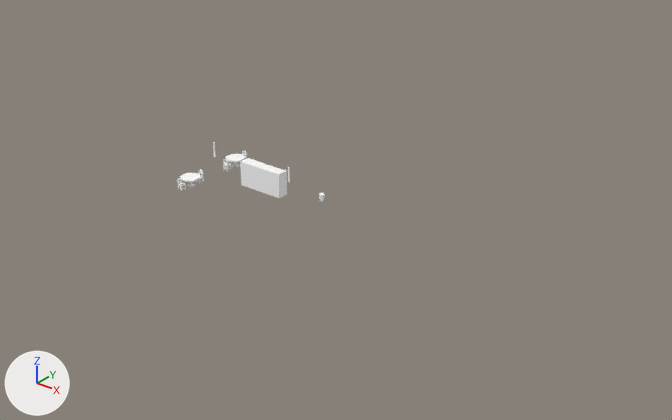
Before and after pictures for a commit that changed the OBJ model Games/GuruttoWorld/Assets/Models/GuidanceLab/City2B/Baked/Block-1-0.obj.
Camera for both pictures: a camera (50 mm lens) standing at (36.6, -8.0, 30.2) and looking at (2.0, 35.2, 3.4). The lights are fixed; the arrows at lower left show +X, +Y and +Z. The older version comes first. Where no turn or scale is listed for an object, it has been applied to the vertices. Vertices at exactly the same position are counted once.

Names of what the first picture shows: 'Block-1-0'.
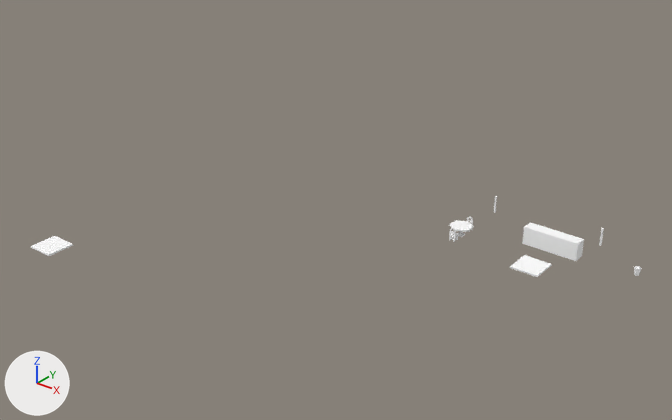
Boxes (x1, y1, x2, y2) around the edits, measured in the pictures (672 x 420 px; the box of a moved part takes in the faces that stretch with it):
'Block-1-0', reshaped (310% wider, 37% taller): before (177, 142, 325, 201); after (31, 196, 641, 277)
part 1 of me_block_1_0, moved or reshaped: before (288, 167, 290, 182); after (599, 228, 604, 246)
part 2 of me_block_1_0, moved or reshaped: before (213, 142, 216, 157); after (494, 196, 497, 213)
part 3 of me_block_1_0, added: after (522, 222, 584, 261)
part 4 of me_block_1_0, added: after (31, 236, 73, 256)
part 5 of me_block_1_0, added: after (510, 255, 552, 277)
part 6 of me_block_1_0, moved or reshaped: before (225, 154, 245, 168); after (449, 220, 474, 237)
part 7 of me_block_1_0, moved or reshaped: before (223, 159, 231, 171); after (449, 228, 458, 242)
part 8 of me_block_1_0, moved or reshaped: before (242, 150, 247, 159); after (467, 216, 473, 232)
part 9 of me_block_1_0, moved or reshaped: before (319, 193, 325, 201); after (634, 266, 641, 276)
part 10 of me_block_1_0, deleted: before (177, 178, 186, 191)
part 11 of me_block_1_0, deleted: before (196, 169, 204, 183)
part 12 of me_block_1_0, deleted: before (180, 173, 201, 187)
part 13 of me_block_1_0, deleted: before (240, 158, 287, 198)

What the commit changed:
me_block_1_0 is used by ob_block_1_0; location (0.0, 0.0, 0.0).
me_block_1_0 had 716 vertices, 1458 faces and spanned x -14.73..-3.81, y 35.83..43.17, z 0.0..3.4.
me_block_1_0 now has 398 vertices, 772 faces and spans x -15.0..19.19, y 23.0..45.45, z 0.0..3.4.
me_block_1_0 part 1: the loose piece of 8 vertices spanning x -5.2..-5.1, y 38.59..38.71, z 2.2..3.4 is moved by (22.0, 5.0, 0.0).
me_block_1_0 part 2: the loose piece of 8 vertices spanning x -12.9..-12.8, y 38.59..38.71, z 2.2..3.4 is moved by (22.0, 5.0, 0.0).
me_block_1_0 part 3: a new loose piece, a box spanning x 11.0..15.0, y 44.55..45.45, z 0.0..1.3, in mat_white (white #ffffff).
me_block_1_0 part 4: a new loose piece, a box spanning x -15.0..-13.0, y 23.0..25.0, z 0.0..0.12, in mat_white (white #ffffff).
me_block_1_0 part 5: a new loose piece, a box spanning x 12.0..14.0, y 41.0..43.0, z 0.0..0.12, in mat_white (white #ffffff).
me_block_1_0 part 6: the loose piece of 42 vertices spanning x -14.73..-13.27, y 41.16..42.84, z 0.0..0.77 is moved by (21.0, 1.0, 0.0).
me_block_1_0 part 7: the loose piece of 130 vertices spanning x -14.22..-13.78, y 40.83..41.27, z 0.0..1.0 is moved by (21.0, 1.0, 0.0).
me_block_1_0 part 8: the loose piece of 130 vertices spanning x -14.22..-13.78, y 42.73..43.17, z 0.0..1.0 is moved by (21.0, 1.0, 0.0).
me_block_1_0 part 9: the loose piece of 24 vertices spanning x -4.19..-3.81, y 40.78..41.22, z 0.2..0.73 is moved by (23.0, 4.0, 0.0).
me_block_1_0 part 10: the loose piece of 130 vertices spanning x -14.22..-13.78, y 35.83..36.27, z 0.0..1.0 is deleted.
me_block_1_0 part 11: the loose piece of 130 vertices spanning x -14.22..-13.78, y 37.73..38.17, z 0.0..1.0 is deleted.
me_block_1_0 part 12: the loose piece of 42 vertices spanning x -14.73..-13.27, y 36.16..37.84, z 0.0..0.77 is deleted.
me_block_1_0 part 13: the loose piece of 8 vertices spanning x -11.0..-7.0, y 39.55..40.45, z 0.0..2.0 is deleted.
Other edits to the shape of me_block_1_0 do not show in these pictures.
